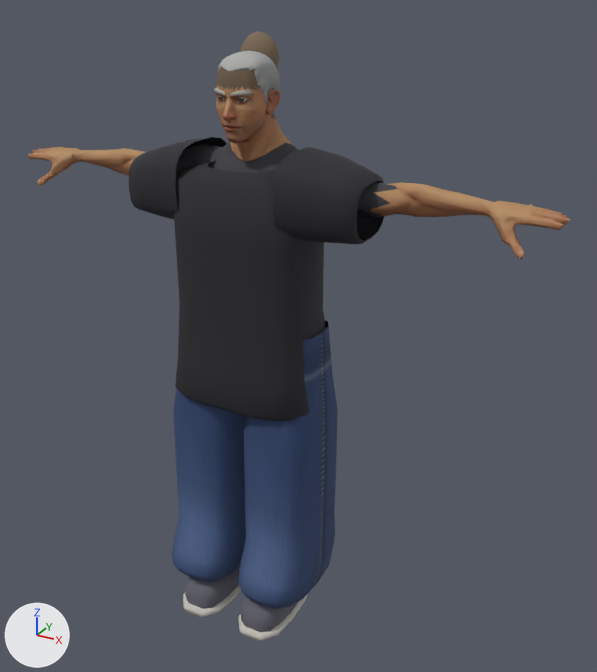
The glTF model public/labs/memory-card/models/fits/char-fit4.glb, before and after one commit.
Rendered twice from a 50 mm lens placed at (1.265, -2.003, 2.008), pointed at (0.128, 0.064, 0.974). The axes (+X, +Y, +Z) are drawn at lower left. The lights are the same throughout. The older version comes first. Vertices at exactly the same position are counted once.

Objects in the first picture: 'Bun', 'Eyebrows', 'Hair_Buzzed', 'Jeans', 'Shell', 'Shoe_soles', 'Shoes', 'SuperHero_Male'.
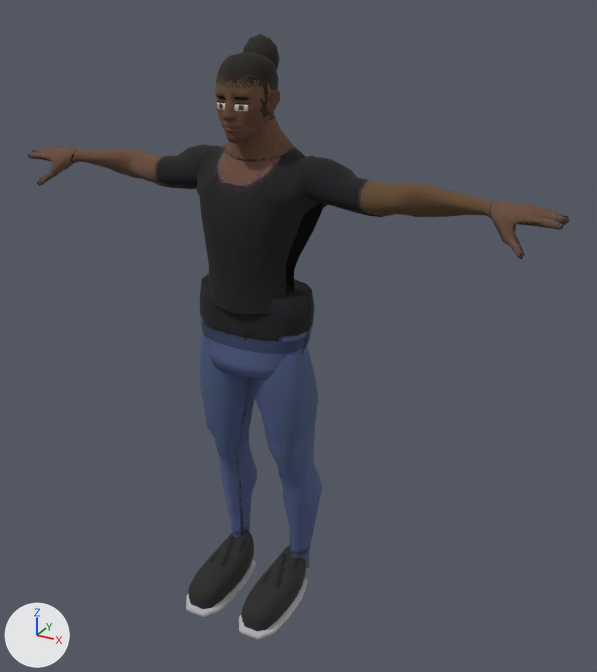
Commit message: feat(labs/memory-card): era-authentic repainted character fits 1-6

Boxes (x1, y1, x2, y2) around the edits, measured in the pictures (597 x 672 px; the box of a moved part takes in the faces that stretch with it):
'Shell', deleted (black): before (129, 137, 384, 421)
'Jeans', deleted (blue): before (172, 319, 338, 609)
'Shoes', recoloured (dark grey to black): (188, 567, 289, 631) in both
'Hair_Buzzed', deleted: before (218, 51, 280, 104)
'Bun', surface changed: (243, 34, 279, 68) in both
'Eyebrows', deleted: before (214, 87, 255, 99)
part 1 of me_sphere_005_retopology_004, added: after (200, 274, 314, 380)
part 2 of me_sphere_005_retopology_004, moved or reshaped: before (178, 67, 376, 216); after (178, 51, 376, 568)
part 3 of me_sphere_005_retopology_004, reshaped: before (493, 201, 563, 257); after (493, 201, 525, 206)
part 4 of me_sphere_005_retopology_004, recoloured: before (28, 89, 570, 259); after (28, 83, 570, 398)
part 5 of me_sphere_005_retopology_004, recoloured (darker): (215, 85, 277, 144) in both
part 6 of me_sphere_005_retopology_004, recoloured (brown to black): before (218, 71, 249, 81); after (218, 63, 271, 91)
part 7 of me_sphere_005_retopology_004, recoloured (darker): (216, 74, 260, 91) in both
part 8 of me_sphere_005_retopology_004, recoloured: before (176, 144, 392, 216); after (145, 144, 392, 216)
part 9 of me_sphere_005_retopology_004, recoloured (black to brown): before (359, 183, 398, 217); after (135, 155, 398, 217)

The change, as a diff of the scene's bpy script:
```diff
--- a/public/labs/memory-card/models/fits/char-fit4.glb.py
+++ b/public/labs/memory-card/models/fits/char-fit4.glb.py
@@ mat_mi_bun @@
 mat_mi_bun = principled_material('MI_Bun')
-mat_mi_bun.base_color = (0.2, 0.14, 0.09)  # brown #7c6955
-mat_mi_bun.roughness = 0.95
+mat_mi_bun.texture = img_fit4_bun
+mat_mi_bun.roughness = 0.9
@@ mat_mi_body @@
+mat_mi_body = bpy.data.materials.new('MI_Body')
+# uses the picture img_fit4_atlas
@@ mat_mi_face @@
+mat_mi_face = bpy.data.materials.new('MI_Face')
+# uses the picture img_fit4_face
@@ mat_mi_shoe @@
+mat_mi_shoe = bpy.data.materials.new('MI_Shoe')
+# uses the picture img_fit4_shoe
@@ me_sb @@
-me_sb.from_pydata(...)  # 224 vertices, 440 faces; spans x -0.19..0.19, y -0.225..0.075, z -0.006..0.17
-me_sb.materials.append(mat_mi_shoe4)  # dark grey #61616c
+me_sb.from_pydata(...)  # 224 vertices, 440 faces; spans x -0.173..0.173, y -0.225..0.075, z 0.003..0.157
+# edits to the shape of me_sb do not show in these pictures
+me_sb.materials.append(mat_mi_shoe)
@@ me_sphere_005_retopology_004 @@
-me_sphere_005_retopology_004.from_pydata(...)  # 2782 vertices, 4866 faces; spans x -0.9..0.9, y -0.13..0.16, z 0.74..1.81
+me_sphere_005_retopology_004.from_pydata(...)  # 2753 vertices, 4698 faces; spans x -0.9..0.9, y -0.12..0.16, z 0.05..1.81
+# me_sphere_005_retopology_004 part 1: a new loose piece of 96 vertices spanning x -0.19..0.19, y -0.1..0.13, z 0.87..1.14, in mat_mi_body
+# me_sphere_005_retopology_004 part 2: 124 vertices moved from x -0.16..0.16, y -0.11..0.16, z 0.89..1.71 to x -0.19..0.19, y -0.11..0.15, z 0.62..1.71; 637 vertices removed from x -0.3..0.3, y -0.13..0.16, z 0.74..1.81; 536 vertices added at x -0.28..0.28, y -0.11..0.16, z 0.05..1.81
+# me_sphere_005_retopology_004 part 3: 1 vertex moved within x 0.85, y 0.11, z 1.45; 16 vertices removed from x 0.71..0.88, y -0.03..0.11, z 1.37..1.48; 4 vertices added at x 0.72..0.84, y 0.07..0.11, z 1.44..1.48
+# me_sphere_005_retopology_004 part 4: 1339 faces spanning x -0.9..0.9, y -0.1..0.15, z 0.76..1.74 switch from mat_mi_superhero_male to mat_mi_body
+# me_sphere_005_retopology_004 part 5: 734 faces spanning x -0.09..0.09, y -0.12..0.02, z 1.58..1.74 switch from mat_mi_superhero_male to mat_mi_face
+# me_sphere_005_retopology_004 part 6: 40 faces spanning x -0.07..0.07, y -0.09..0.01, z 1.71..1.79 switch from mat_mi_scalp to mat_mi_body
+# me_sphere_005_retopology_004 part 7: 46 faces spanning x -0.07..0.07, y -0.09..-0.03, z 1.72..1.76 switch from mat_mi_scalp to mat_mi_face
+# me_sphere_005_retopology_004 part 8: 249 faces spanning x -0.43..0.43, y -0.08..0.16, z 0.9..1.55 switch from mat_mi_undertee to mat_mi_body
+# me_sphere_005_retopology_004 part 9: 24 faces spanning x -0.44..0.44, y 0.01..0.13, z 1.38..1.48 switch from mat_mi_undercuff to mat_mi_body
+# other edits to the shape of me_sphere_005_retopology_004 do not show in these pictures
@@ ob_eyebrows @@
-ob_eyebrows = bpy.data.objects.new('Eyebrows', me_face)
@@ ob_hair_buzzed @@
-ob_hair_buzzed = bpy.data.objects.new('Hair_Buzzed', me_cylinder_002)
@@ ob_jeans @@
-ob_jeans = bpy.data.objects.new('Jeans', me_leg)
@@ ob_shell @@
-ob_shell = bpy.data.objects.new('Shell', me_shell_torso)
```
